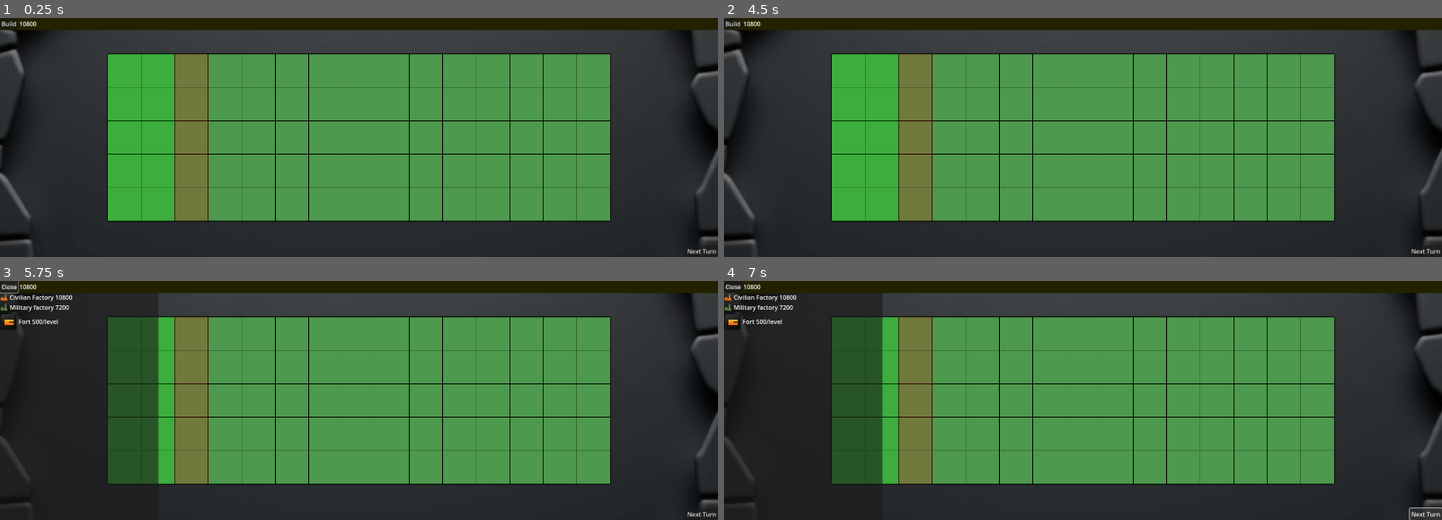
Above: before the commit, frames 1-4 (two rows, left to right).
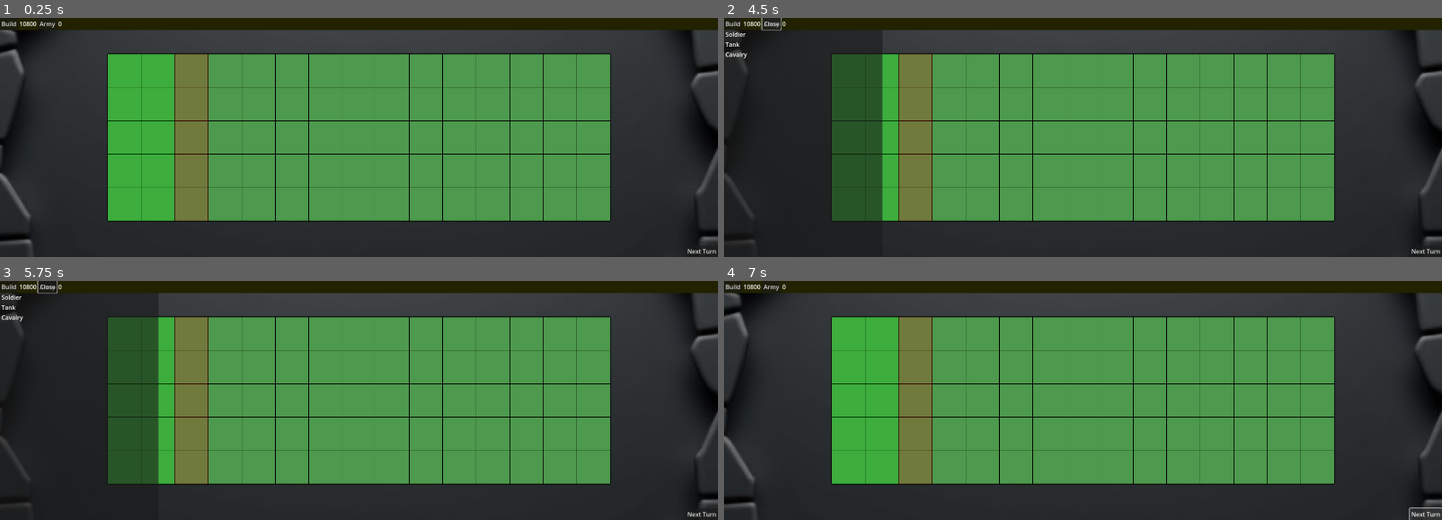
Above: after the commit, the same moments.

Repository: Soleimans/A-Well-Prepared-Defense
Game: Godot game, scene res://main.tscn
Two runs of this game, one before a commit and one after it. Both use one fixed random seed, a clock stepped at 60 frames per second and the inputs below.
Inputs (mouse positions are in pixels of both pictures, inside the frame that each line leads up to):
- Up to frame 1 (0.25 s): no input
- Up to frame 2 (4.5 s): click "Build" at 0.5 s; click (774, 22) at 1.25 s, where only the run after the commit has a clickable "Army"; click "Next Turn" at 2 s; click "Next Turn" at 2.75 s; click "Build" at 3.5 s; click (774, 22) at 4.25 s, where only the run after the commit has a clickable "Army"
- Up to frame 3 (5.75 s): click "Build" at 5 s
- Up to frame 4 (7 s): click (774, 285) at 5.75 s, where only the run after the commit has a clickable "Army"; click "Next Turn" at 6.5 s

The runs differ from the first frame. In frame 1, less than 0.1% of the frame differs, in the area x 5-9%, y 1-5%; in frame 2, 5.5%; in frame 3, 0.6%; in frame 4, 5.8%, in the area x 0-23%, y 1-96%.

Commit message:
Added army menu
army menu

Diff:
--- /dev/null
+++ b/army_menu.gd
@@ -0,0 +1,10 @@
+extends Control
+
+
+
+func _ready():
+	# Connect close button
+	$Button.pressed.connect(_on_close_button_pressed)
+
+func _on_close_button_pressed():
+	hide()
--- /dev/null
+++ b/army_menu.tscn
@@ -0,0 +1,73 @@
+[gd_scene load_steps=3 format=3 uid="uid://dec3l5yegbipi"]
+
+[ext_resource type="Script" path="res://army_menu.gd" id="1_5n487"]
+[ext_resource type="Script" path="res://panel.gd" id="1_l270i"]
+
+[node name="army_menu" type="Control"]
+layout_mode = 3
+anchors_preset = 15
+anchor_right = 1.0
+anchor_bottom = 1.0
+grow_horizontal = 2
+grow_vertical = 2
+script = ExtResource("1_5n487")
+
+[node name="Panel" type="Panel" parent="."]
+layout_mode = 0
+offset_right = 40.0
+offset_bottom = 40.0
+script = ExtResource("1_l270i")
+
+[node name="GridContainer" type="GridContainer" parent="Panel"]
+layout_mode = 0
+offset_right = 40.0
+offset_bottom = 40.0
+
+[node name="VBoxContainer" type="VBoxContainer" parent="Panel/GridContainer"]
+layout_mode = 2
+
+[node name="HBoxContainer" type="HBoxContainer" parent="Panel/GridContainer/VBoxContainer"]
+layout_mode = 2
+
+[node name="TextureRect" type="TextureRect" parent="Panel/GridContainer/VBoxContainer/HBoxContainer"]
+layout_mode = 2
+
+[node name="Label" type="Label" parent="Panel/GridContainer/VBoxContainer/HBoxContainer"]
+layout_mode = 2
+text = "Soldier"
+
+[node name="Label2" type="Label" parent="Panel/GridContainer/VBoxContainer/HBoxContainer"]
+layout_mode = 2
+
+[node name="HBoxContainer2" type="HBoxContainer" parent="Panel/GridContainer/VBoxContainer"]
+layout_mode = 2
+
+[node name="TextureRect" type="TextureRect" parent="Panel/GridContainer/VBoxContainer/HBoxContainer2"]
+layout_mode = 2
+
+[node name="Label" type="Label" parent="Panel/GridContainer/VBoxContainer/HBoxContainer2"]
+layout_mode = 2
+text = "Tank"
+
+[node name="Label2" type="Label" parent="Panel/GridContainer/VBoxContainer/HBoxContainer2"]
+layout_mode = 2
+
+[node name="HBoxContainer3" type="HBoxContainer" parent="Panel/GridContainer/VBoxContainer"]
+layout_mode = 2
+
+[node name="TextureRect" type="TextureRect" parent="Panel/GridContainer/VBoxContainer/HBoxContainer3"]
+layout_mode = 2
+
+[node name="Label" type="Label" parent="Panel/GridContainer/VBoxContainer/HBoxContainer3"]
+layout_mode = 2
+text = "Cavalry"
+
+[node name="Label2" type="Label" parent="Panel/GridContainer/VBoxContainer/HBoxContainer3"]
+layout_mode = 2
+
+[node name="Button" type="Button" parent="."]
+layout_mode = 0
+offset_left = 103.0
+offset_right = 153.0
+offset_bottom = 31.0
+text = "Close"
--- /dev/null
+++ b/button_2.gd
@@ -0,0 +1,10 @@
+extends Button
+
+@onready var army_window = $"../../army_menu"
+
+func _ready():
+	pressed.connect(_on_button_pressed)
+	army_window.hide()
+
+func _on_button_pressed():
+	army_window.show()
--- a/grid.gd
+++ b/grid.gd
@@ -29,6 +29,8 @@
 # Points system
 var points = 10800  # Starting points
 var points_label = null  # Reference to points label
+var military_points = 0  # Starting military points
+var military_points_label = null  # Reference to military points label
 
 # Dictionary to store grid occupancy and fort levels
 var grid_cells = {}
@@ -75,10 +77,21 @@
 		print("Points label not found!")
 		push_error("Points label not found at /root/Main/UILayer/ColorRect/HBoxContainer/Label")
 
+	# Initialize military points label reference
+	military_points_label = get_node("/root/Main/UILayer/ColorRect/HBoxContainer/Label2")
+	if military_points_label:
+		print("Military points label found")
+		military_points_label.text = str(military_points)
+	else:
+		print("Military points label not found!")
+		push_error("Military points label not found at /root/Main/UILayer/ColorRect/HBoxContainer/Label2")
+
 func _process(_delta):
 	queue_redraw()
 	if points_label:
 		points_label.text = str(points)
+	if military_points_label:
+		military_points_label.text = str(military_points)
 
 func _on_building_selected(type: String):
 	selected_building_type = type
--- a/main.tscn
+++ b/main.tscn
@@ -1,11 +1,13 @@
-[gd_scene load_steps=11 format=3 uid="uid://brvwkj40l6c42"]
+[gd_scene load_steps=13 format=3 uid="uid://brvwkj40l6c42"]
 
 [ext_resource type="Texture2D" uid="uid://blb03qvc6fa6h" path="res://image-cache.jpeg" id="1_4m1r6"]
 [ext_resource type="Script" path="res://button.gd" id="1_d0gsr"]
 [ext_resource type="Script" path="res://grid.gd" id="1_d6757"]
 [ext_resource type="PackedScene" uid="uid://23oobmg40yue" path="res://build_menu.tscn" id="2_760as"]
+[ext_resource type="Script" path="res://button_2.gd" id="2_e41tu"]
 [ext_resource type="Texture2D" uid="uid://c3axlpmewg4x6" path="res://Grass.png" id="2_enqgi"]
 [ext_resource type="Script" path="res://tile_map.gd" id="3_61wyy"]
+[ext_resource type="PackedScene" uid="uid://dec3l5yegbipi" path="res://army_menu.tscn" id="3_abfub"]
 [ext_resource type="Script" path="res://camera_control.gd" id="4_gq3ax"]
 [ext_resource type="Script" path="res://turn_button.gd" id="6_dye0f"]
 
@@ -46,7 +48,19 @@
 layout_mode = 2
 text = "50000"
 
+[node name="Button2" type="Button" parent="UILayer/ColorRect/HBoxContainer"]
+layout_mode = 2
+text = "Army"
+script = ExtResource("2_e41tu")
+
+[node name="Label2" type="Label" parent="UILayer/ColorRect/HBoxContainer"]
+layout_mode = 2
+text = "0"
+
 [node name="build_menu" parent="UILayer/ColorRect" instance=ExtResource("2_760as")]
+layout_mode = 1
+
+[node name="army_menu" parent="UILayer/ColorRect" instance=ExtResource("3_abfub")]
 layout_mode = 1
 
 [node name="TurnButton" type="Button" parent="UILayer"]
--- a/turn_button.gd
+++ b/turn_button.gd
@@ -1,10 +1,12 @@
 extends Button
 @onready var label = %Label  # Path to Build label
 @onready var points_label = get_node("../ColorRect/HBoxContainer/Label")  # Based on your path
+@onready var military_points_label = get_node("../ColorRect/HBoxContainer/Label2")  # Military points label
 @onready var grid_node = get_node("/root/Main/Grid")  # The Grid node path
 
 var value = 1000  # Starting value
 var points_per_civilian_factory = 2060
+var points_per_military_factory = 1000  # Military points per military factory
 
 func _ready():
 	pressed.connect(_on_button_pressed)
@@ -14,6 +16,7 @@
 	# Debug prints to verify connections
 	print("Turn button ready!")
 	print("Points label found: ", points_label != null)
+	print("Military points label found: ", military_points_label != null)
 	print("Grid node found: ", grid_node != null)
 	if grid_node:
 		print("Grid node has grid_cells: ", "grid_cells" in grid_node)
@@ -23,18 +26,35 @@
 
 	# Calculate and add points BEFORE processing construction
 	var civilian_factory_count = count_completed_civilian_factories()
+	var military_factory_count = count_completed_military_factories()
+
 	print("Found completed civilian factories: ", civilian_factory_count)
+	print("Found completed military factories: ", military_factory_count)
 
-	if grid_node and "points" in grid_node:
-		var points_generated = civilian_factory_count * points_per_civilian_factory
-		print("Current points before: ", grid_node.points)
-		grid_node.points += points_generated
-		print("Generated points: ", points_generated)
-		print("New total points: ", grid_node.points)
+	if grid_node:
+		# Generate regular points from civilian factories
+		if "points" in grid_node:
+			var points_generated = civilian_factory_count * points_per_civilian_factory
+			print("Current points before: ", grid_node.points)
+			grid_node.points += points_generated
+			print("Generated points: ", points_generated)
+			print("New total points: ", grid_node.points)
 
-		# Update points display
-		if points_label:
-			points_label.text = str(grid_node.points)
+			# Update points display
+			if points_label:
+				points_label.text = str(grid_node.points)
+
+		# Generate military points from military factories
+		if "military_points" in grid_node:
+			var military_points_generated = military_factory_count * points_per_military_factory
+			print("Current military points before: ", grid_node.military_points)
+			grid_node.military_points += military_points_generated
+			print("Generated military points: ", military_points_generated)
+			print("New total military points: ", grid_node.military_points)
+
+			# Update military points display
+			if military_points_label:
+				military_points_label.text = str(grid_node.military_points)
 
 	# Process construction progress AFTER points generation
 	if grid_node and grid_node.has_method("process_construction"):
@@ -59,7 +79,23 @@
 				# Only count if the position is not under construction
 				if not pos in construction_positions:
 					count += 1
-					print("Found a completed civilian factory")  # Debug print
-	else:
-		print("No grid_cells found in grid node!")  # Debug print
+					print("Found a completed civilian factory")
 	return count
+
+func count_completed_military_factories() -> int:
+	var count = 0
+	if grid_node and "grid_cells" in grid_node:
+		# First get all positions that are under construction
+		var construction_positions = []
+		if "buildings_under_construction" in grid_node:
+			construction_positions = grid_node.buildings_under_construction.keys()
+
+		# Only count factories that are completed (not under construction)
+		for pos in grid_node.grid_cells:
+			var cell = grid_node.grid_cells[pos]
+			if cell and cell.scene_file_path == "res://military_factory.tscn":
+				# Only count if the position is not under construction
+				if not pos in construction_positions:
+					count += 1
+					print("Found a completed military factory")
+	return count
